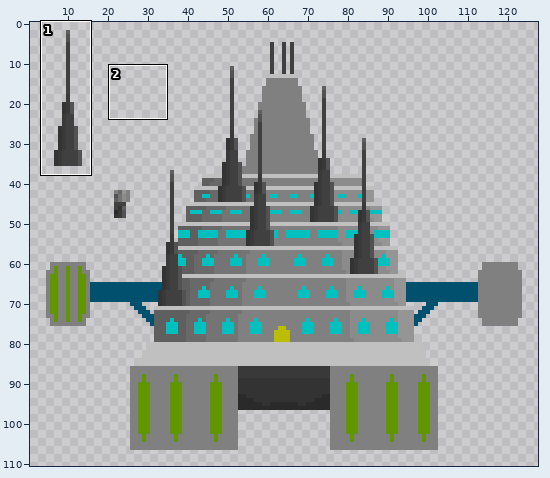
Sprite sheet, stored at ProjBeyond.gmx/sprites/images/sprSkyChurch_0.png. The first picture is a wide view before the edit; the outline marks the close-up.
Close-up. Before:
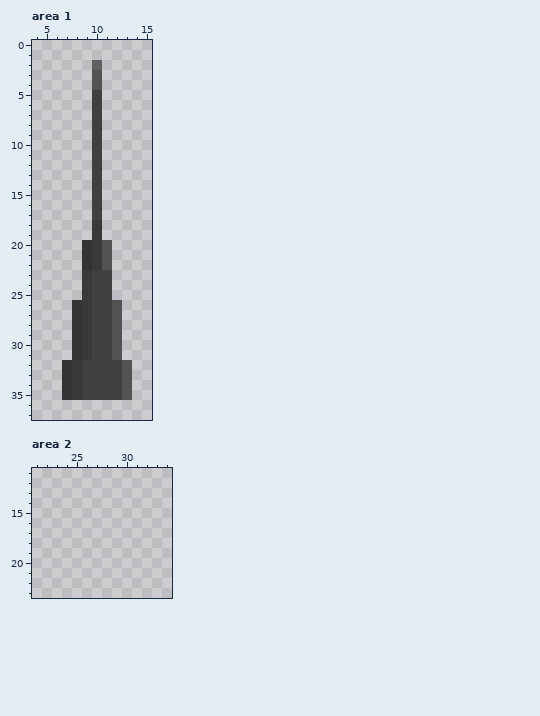
The file is 128x128 pixels. Colours within 5 levels of each other are drawn and written as one. Shown: area 1: x 4..15, y 0..37; area 2: x 21..34, y 11..23. The wide view leaves out empty margins. The commit also changed other parts of the picture, which this record leaves out.
Now the later version:
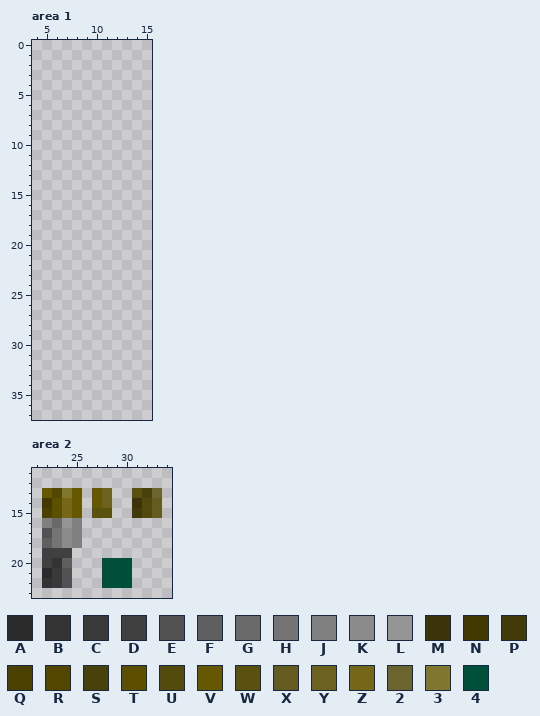
Palette (. is transparent): A #2a2a2a  B #333333  C #393939  D #404040  E #525252  F #5f5f5f  G #696969  H #747474  J #808080  K #8b8b8b  L #959595  M #3a3408  N #423900  P #413a09  Q #4a4000  R #534700  S #49410b  T #5c4f00  U #52490d  V #665800  W #5b510f  X #645b20  Y #6c611f  Z #746818  2 #6c642f  3 #81762e  4 #004f3b
The edit:
Area 1:
The edit erases colour B in rows 20 to 22 at x 9; in rows 26 to 31 at x 8; in rows 32 to 35 at x 7.
The edit erases colour C in rows 18 to 22 at x 10; in rows 23 to 31 at x 9; in rows 32 to 35 at x 8.
The edit erases colour D in rows 5 to 17 at x 10; in rows 23 to 31 at x 10 to 11; in rows 32 to 35 at x 9 to 12.
The edit erases colour E in rows 3 to 4 at x 10; in rows 20 to 22 at x 11; in rows 26 to 31 at x 12; in rows 32 to 35 at x 13.
The edit erases colour F in row 2 at x 10.
Area 2:
The author put colour 2 in row 13 at x 33.
The author put colour 3 in row 13 at x 24.
The author put colour 4 in rows 20 to 22 at x 28 to 30.
The author put colour A in row 21 at x 22.
The author put colour B in row 20 at x 23; in row 22 at x 22.
The author put colour C in rows 21 to 22 at x 23.
The author put colour D in row 19 at x 22 to 24; in row 20 at x 22.
The author put colour E in row 17 at x 22; in rows 21 to 22 at x 24.
The author put colour F in row 18 at x 22; in row 20 at x 24.
The author put colour G in row 16 at x 23.
The author put colour H in rows 17 to 18 at x 23.
The author put colour J in row 16 at x 22 and 25; in rows 17 to 18 at x 25.
The author put colour K in rows 17 to 18 at x 24.
The author put colour L in row 16 at x 24.
The author put colour M in row 14 at x 31.
The author put colour N in row 14 at x 22.
The author put colour P in row 15 at x 31.
The author put colour Q in row 15 at x 22.
The author put colour R in row 13 at x 23.
The author put colour S in row 13 at x 32.
The author put colour T in rows 14 to 15 at x 23.
The author put colour U in rows 14 to 15 at x 32.
The author put colour V in row 13 at x 22, 25 and 27; in row 14 at x 25 and 27; in row 15 at x 25.
The author put colour W in row 13 at x 31; in row 15 at x 27 to 28.
The author put colour X in rows 14 to 15 at x 33.
The author put colour Y in rows 13 to 14 at x 28.
The author put colour Z in rows 14 to 15 at x 24.
Boxes around the changes in both close-ups, in picture pixels (x1, y1, x2, y2):
erased: (62, 60, 132, 400)
added: (42, 488, 162, 588)
